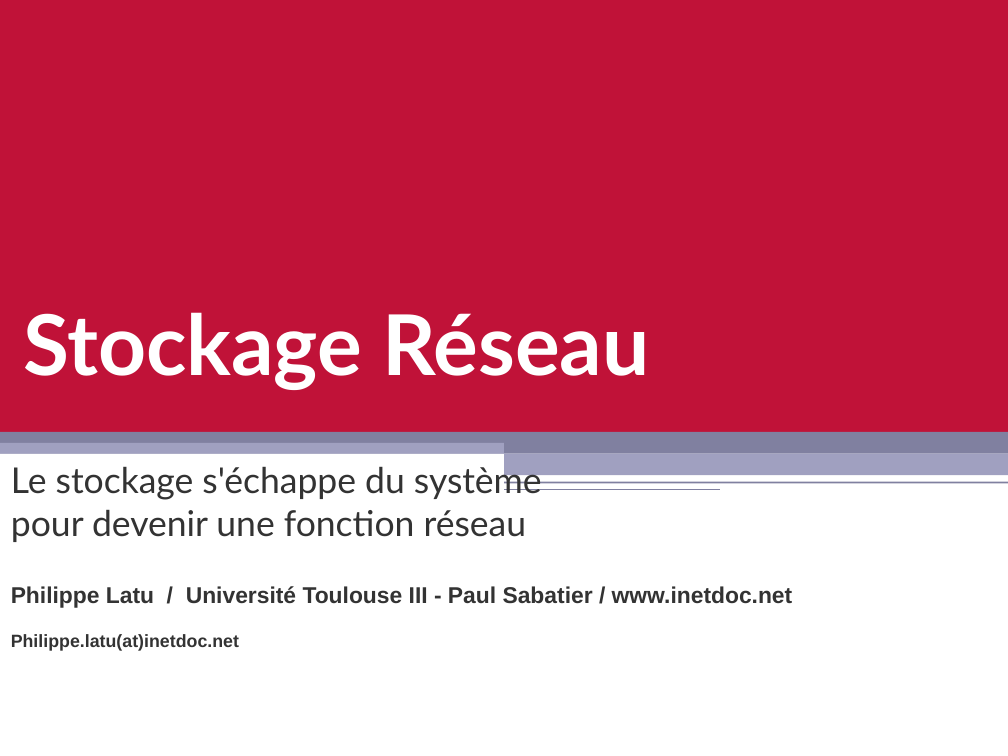
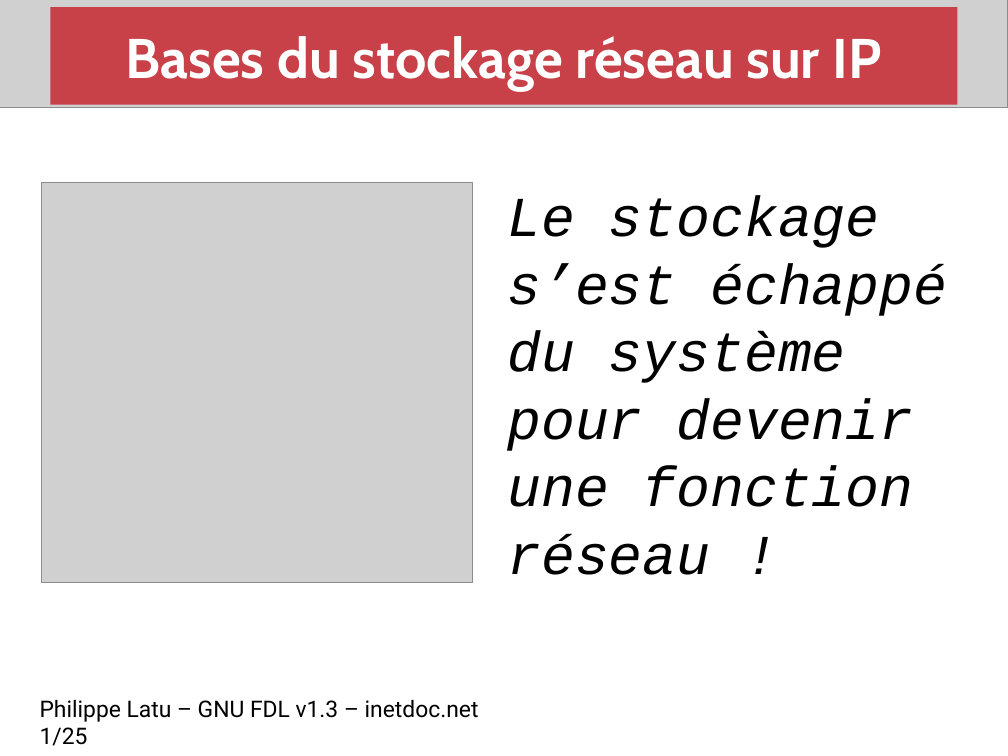
Before and after one commit to platu/inetdoc, a slide deck: slide 1 of presentations/stockage-reseau/stockage-reseau.odp. Drawn at 1008x756 pixels with LibreOffice and Linux fonts; fonts in the diff are those of the drawing; grey boxes stand for pictures. Boxes give left, top, right and bottom in pixels: in the first picture for what was removed or moved away, otherwise in the second. Text is boxed around its words. In the diff, an @@ line names an element or a change of style, - is before the commit and + after.

Commit message:
Nouvelle édition présentation Stockage Réseau

```diff
--- a/presentations/stockage-reseau/stockage-reseau.odp
+++ b/presentations/stockage-reseau/stockage-reseau.odp
@@ rectangle removed at (0,0,1008,432) @@
@@ picture added at (0,0,1008,108) @@
@@ title added at (50,7,958,105), fill #C5000B at 69% opacity, 44 pt, text #FFFFFF, bold @@
+Bases du stockage réseau sur IP
@@ text "Le stockage s’est échappé du ..." at (508,195,947,575): vertical alignment top to bottom @@
@@ picture added at (41,183,473,584) @@
@@ text at (508,195,947,575): text changed; size 28 to 44.4 pt; font Lato to Courier New; text colour #333333 to #000000; italic on @@
-Le stockage s'échappe du système
-pour devenir une fonction réseau
+Le stockage s’est échappé du système pour devenir une fonction réseau !
@@ text removed at (23,312,649,390) @@
-Stockage Réseau
@@ rectangle removed at (0,432,1008,454) @@
@@ rectangle removed at (0,443,504,454) @@
@@ rectangle removed at (0,454,1008,476) @@
@@ rectangle removed at (0,454,504,526) @@
@@ line removed from (0, 489) to (720, 489) @@
@@ line removed from (0, 483) to (1008, 483) @@
@@ text removed at (11,586,793,651) @@
-Philippe Latu / Université Toulouse III - Paul Sabatier / www.inetdoc.net
-Philippe.latu(at)inetdoc.net
@@ text added at (40,700,479,746), 18 pt, text #000000 @@
+Philippe Latu – GNU FDL v1.3 – inetdoc.net 1/25
```
Also in this commit, not shown: 4 other slides changed, 20 slides added, 20 slides removed, 2 other files.
